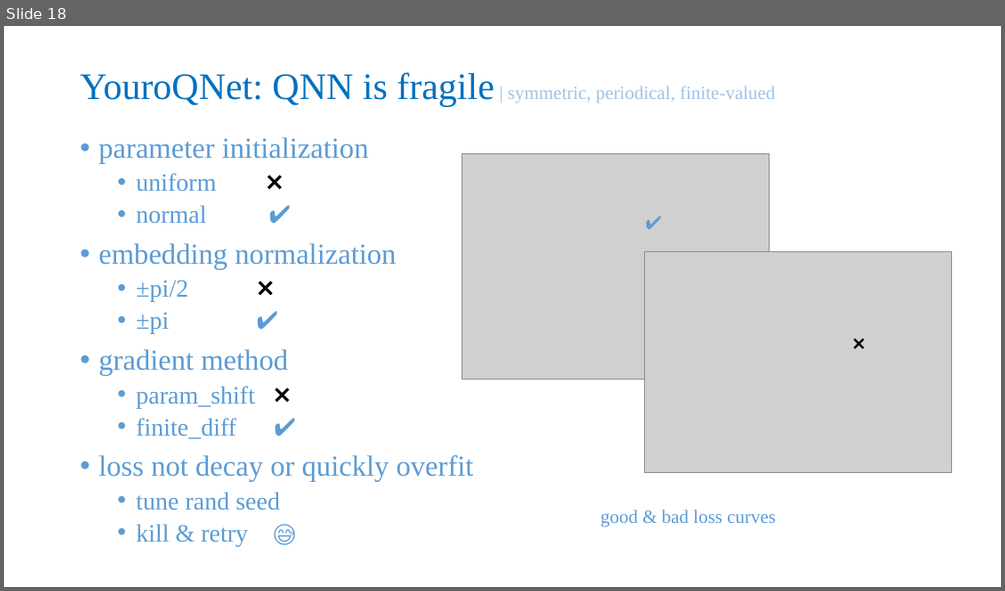
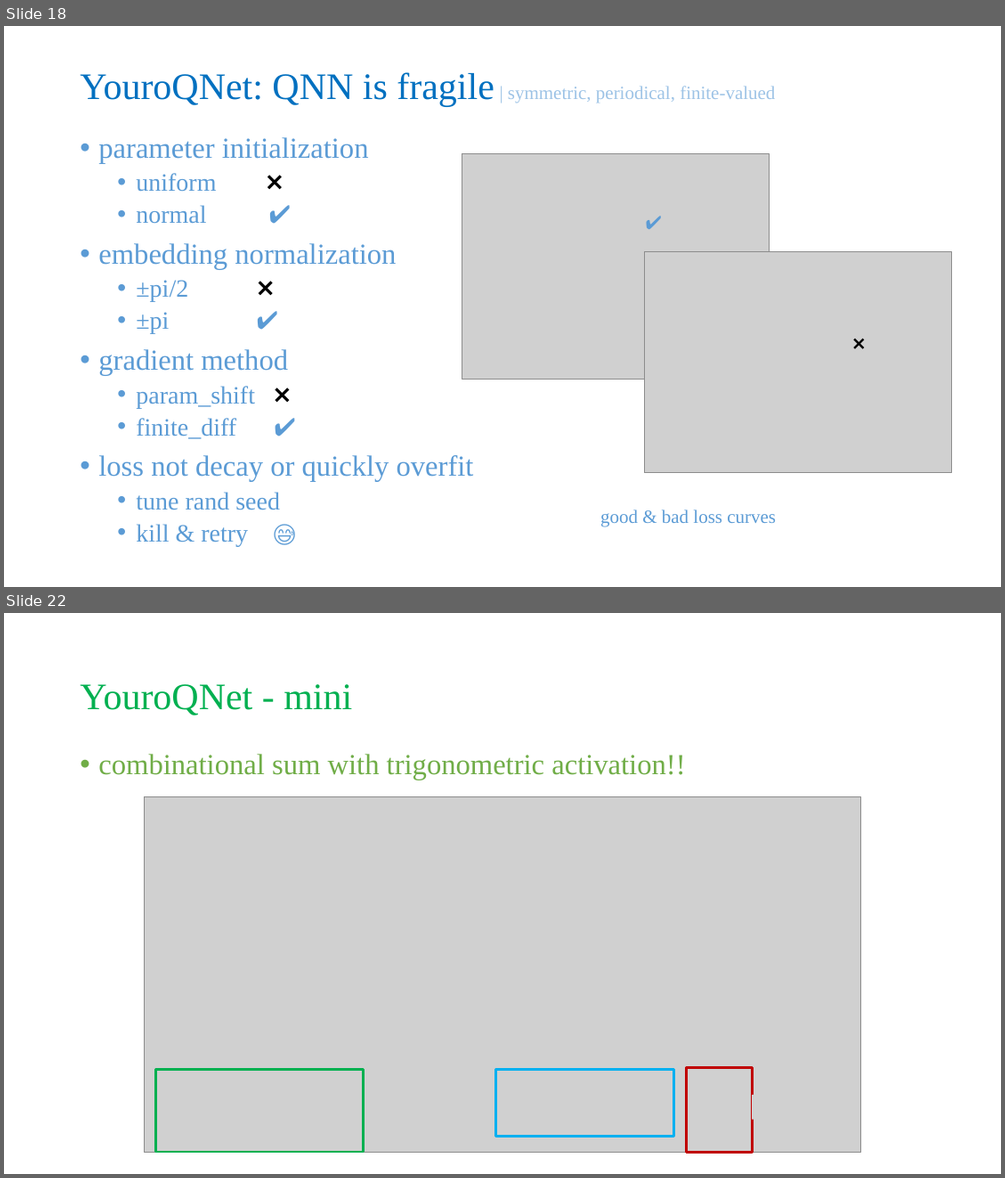
Before and after one commit to Kahsolt/YouroQNet, a slide deck: ref/YouroQNet.pptx. Shown one above the other, each under a label of ours: slide 18 before the commit, slides 18 and 22 after it; the slides between them are not shown. The pictures are 1005x591 and 1005x1178 pixels, drawn with LibreOffice and Linux fonts; fonts in the diff are those of the drawing; grey boxes stand for pictures. Boxes give left, top, right and bottom in pixels: in the first picture for what was removed or moved away, otherwise in the second. Text is boxed around its words. In the diff, an @@ line names an element or a change of style, - is before the commit and + after.

```diff
--- a/ref/YouroQNet.pptx
+++ b/ref/YouroQNet.pptx
@@ slide 22 added at [4,613,1001,1174], background #FFFFFF @@
@@ title added at [80,684,352,715], 36 pt, text #00B050 @@
+YouroQNet - mini
@@ text added at [98,754,685,779], 28 pt, text #70AD47 @@
+• combinational sum with trigonometric activation!!
@@ group added at [144,797,861,1152]: 3 rectangles, 2 pictures @@
```
Also in this commit, not shown: 11 slides changed, 7 other slides added, 2 slides removed, 2 other files.
